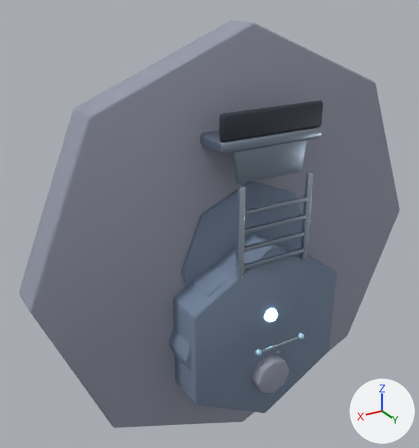
Renders of the glTF model public/assets/models/buildings/sniper_tower.glb from each side of a commit.
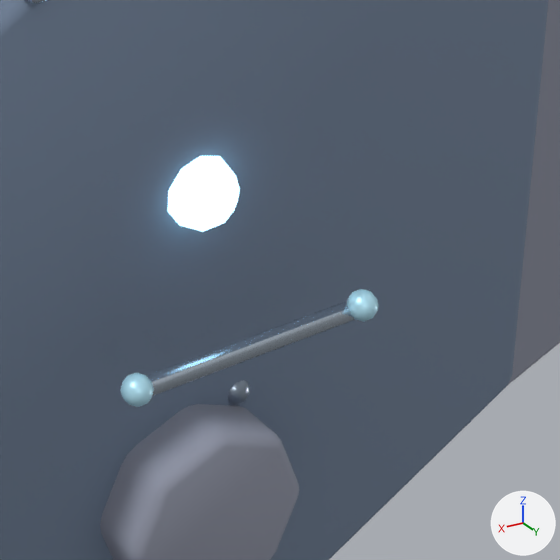
The first picture shows the older version from a 50 mm lens placed at (4.45, 6.59, 5.65), pointed at (0.26, -0.39, 2.16). The close-ups show the older and then the newer version on the part from 56% to 81% of the width and 62% to 86% of the height of that picture. Only the edits that show in the close-ups are written down. Every picture has the same lights, and +X, +Y and +Z are marked at lower right. Where no turn or scale is listed for an object, it has been applied to the vertices.

Names of what the first close-up shows: 'LOD2_PROXY_base', 'identityLamp', 'plinth', 'serviceBolt.L', 'serviceBolt.R', 'servicePlate', 'shaft' and 2 more.
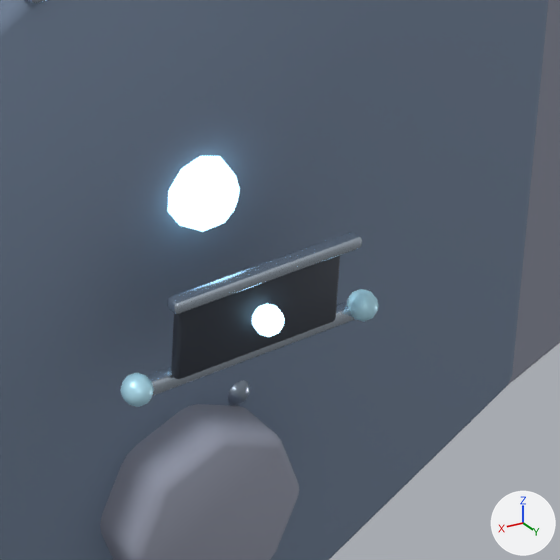
The change in detail:
Mesh me_cube_1259 is new.
It has 56 vertices, 108 faces and spans x -0.31..0.31, y -0.023..0.023, z -0.018..0.018.
It uses material mat_mat_sniper_tower_metallight (pale blue #c4d1df).
Mesh me_icosphere_703 is new.
It is an icosphere of 80 faces spanning x -0.0428..0.0428, y -0.045..0.045, z -0.045..0.045.
It uses material mat_mat_sniper_tower_glow (cyan #bcedff, glowing cyan #bcedff).
Mesh me_cube_1258 is new.
It has 56 vertices, 108 faces and spans x -0.27..0.27, y -0.018..0.018, z -0.12..0.12.
It uses material mat_mat_sniper_tower_dark (greyish blue #3f4550).
Object 'servicePanelTrim' (ob_servicepaneltrim) is new; it shows me_cube_1259.
Its location is (0.0, 1.18, 1.06).
Object 'servicePanelLamp' (ob_servicepanellamp) is new; it shows me_icosphere_703.
Its location is (0.0, 1.2, 0.92).
Object 'servicePanelInset' (ob_servicepanelinset) is new; it shows me_cube_1258.
Its location is (0.0, 1.15, 0.92).

Changed parts and their boxes (x1, y1, x2, y2) in the close-ups (560 x 560 px):
'servicePanelInset', added: after (171, 255, 340, 379)
'servicePanelTrim', added: after (167, 232, 362, 314)
'servicePanelLamp', added: after (251, 303, 285, 337)
